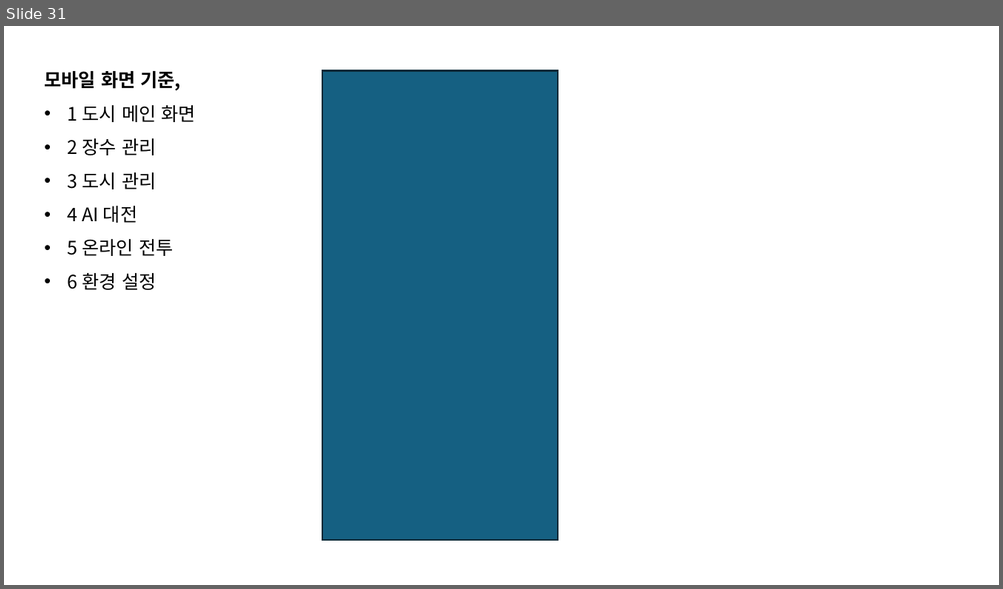
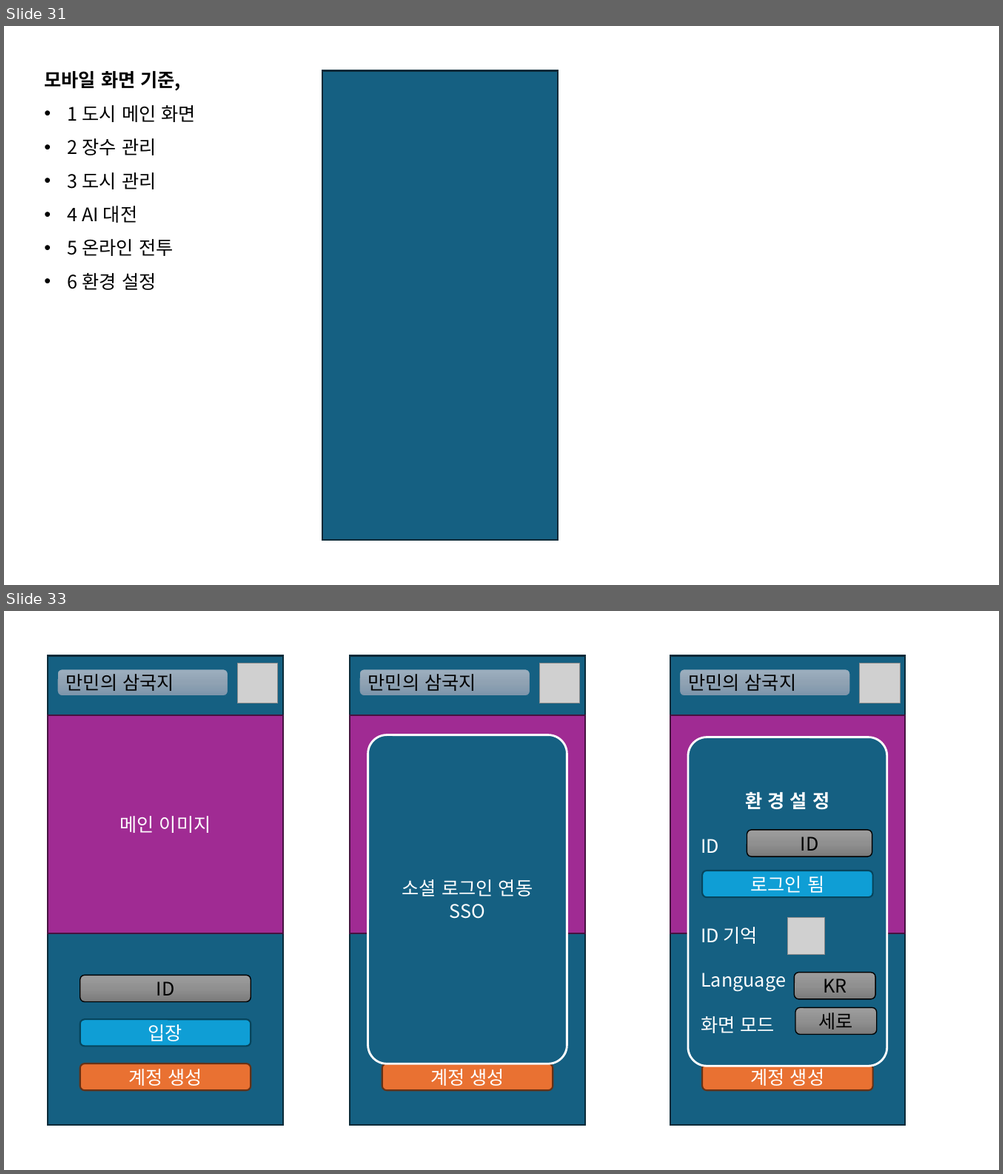
Before and after one commit to sanolamian12/SamChess, a slide deck: docs/삼국 약식 체스.pptx. Shown one above the other, each under a label of ours: slide 31 before the commit, slides 31 and 33 after it; the slides between them are not shown. The pictures are 1003x589 and 1003x1174 pixels, drawn with LibreOffice and Linux fonts; fonts in the diff are those of the drawing; grey boxes stand for pictures. Boxes give left, top, right and bottom in pixels: in the first picture for what was removed or moved away, otherwise in the second. Text is boxed around its words. In the diff, an @@ line names an element or a change of style, - is before the commit and + after.

```diff
--- a/docs/삼국 약식 체스.pptx
+++ b/docs/삼국 약식 체스.pptx
@@ slide 33 added at [4, 611, 999, 1170], background #FFFFFF @@
@@ rectangle added at [48, 655, 283, 1126], fill #156082, outline #092A39 1.5 pt @@
@@ rounded rectangle added at [58, 669, 228, 696], fill gradient #9EAFBF to #91A3B4 to #7C95AB, outline #156082 1 pt, 18 pt, text #000000 @@
+만민의 삼국지
@@ picture added at [238, 664, 278, 703] @@
@@ rectangle added at [350, 655, 585, 1126], fill #156082, outline #092A39 1.5 pt @@
@@ rounded rectangle added at [359, 669, 530, 696], fill gradient #9EAFBF to #91A3B4 to #7C95AB, outline #156082 1 pt, 18 pt, text #000000 @@
+만민의 삼국지
@@ picture added at [540, 664, 580, 703] @@
@@ rectangle added at [670, 655, 905, 1126], fill #156082, outline #092A39 1.5 pt @@
@@ rounded rectangle added at [679, 669, 850, 696], fill gradient #9EAFBF to #91A3B4 to #7C95AB, outline #156082 1 pt, 18 pt, text #000000 @@
+만민의 삼국지
@@ picture added at [859, 664, 900, 703] @@
@@ rectangle added at [48, 715, 283, 934], fill #A02B93, outline #461340 1.5 pt, 18 pt, text #FFFFFF @@
+메인 이미지
@@ rectangle added at [350, 715, 585, 934], fill #A02B93, outline #461340 1.5 pt @@
@@ rectangle added at [670, 715, 905, 934], fill #A02B93, outline #461340 1.5 pt, 18 pt, text #FFFFFF @@
+메인 이미지
@@ rounded rectangle added at [368, 735, 567, 1064], fill #156082, outline #FFFFFF 2 pt, 18 pt, text #FFFFFF @@
+소셜 로그인 연동
+SSO
@@ rounded rectangle added at [688, 737, 888, 1066], fill #156082, outline #FFFFFF 2 pt, 18 pt, text #FFFFFF @@
+환 경 설 정
+ID
+ID 기억
+Language
+화면 모드
@@ rounded rectangle added at [747, 830, 873, 857], fill gradient #9D9D9D to #909090 to #7C7C7C, outline #000000 1 pt, 18 pt, text #000000 @@
+ID
@@ rounded rectangle added at [703, 871, 874, 897], fill #0F9ED5, outline #07455D 1.5 pt, 18 pt, text #FFFFFF @@
+로그인 됨
@@ picture added at [788, 917, 825, 955] @@
@@ rounded rectangle added at [80, 975, 251, 1002], fill gradient #9D9D9D to #909090 to #7C7C7C, outline #000000 1 pt, 18 pt, text #000000 @@
+ID
@@ rounded rectangle added at [794, 973, 876, 999], fill gradient #9D9D9D to #909090 to #7C7C7C, outline #000000 1 pt, 18 pt, text #000000 @@
+KR
@@ rounded rectangle added at [796, 1008, 877, 1035], fill gradient #9D9D9D to #909090 to #7C7C7C, outline #000000 1 pt, 18 pt, text #000000 @@
+세로
@@ rounded rectangle added at [80, 1020, 251, 1047], fill #0F9ED5, outline #07455D 1.5 pt, 18 pt, text #FFFFFF @@
+입장
@@ rounded rectangle added at [80, 1064, 251, 1091], fill #E97132, outline #663216 1.5 pt, 18 pt, text #FFFFFF @@
+계정 생성
@@ rounded rectangle added at [382, 1064, 553, 1091], fill #E97132, outline #663216 1.5 pt, 18 pt, text #FFFFFF @@
+계정 생성
@@ rounded rectangle added at [703, 1064, 874, 1091], fill #E97132, outline #663216 1.5 pt, 18 pt, text #FFFFFF @@
+계정 생성
```
Also in this commit, not shown: 1 other slide added, 1 slide removed, 2 other files.
